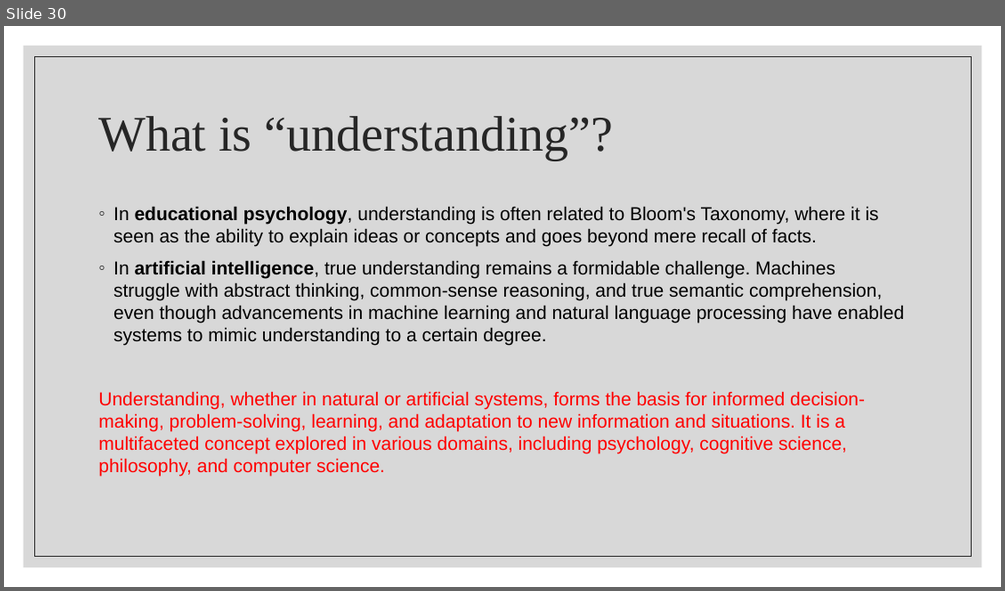
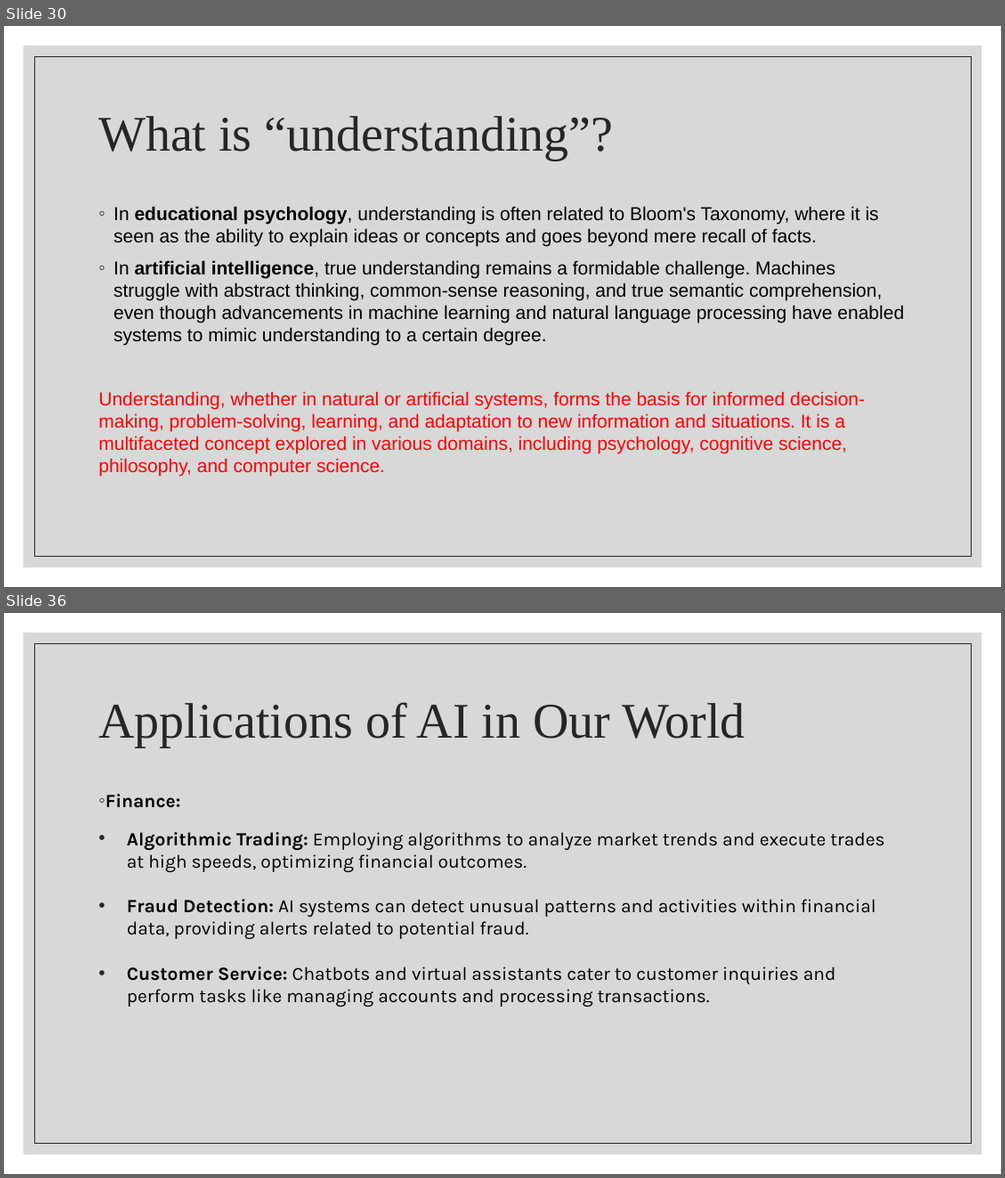
Before and after one commit to wutmeownow/phys441, a slide deck: JupyterNotebooks/LLS/Lecture1.pptx. Shown one above the other, each under a label of ours: slide 30 before the commit, slides 30 and 36 after it; the slides between them are not shown. The pictures are 1005x591 and 1005x1178 pixels, drawn with LibreOffice and Linux fonts; fonts in the diff are those of the drawing. Boxes give left, top, right and bottom in pixels: in the first picture for what was removed or moved away, otherwise in the second. Text is boxed around its words. In the diff, an @@ line names an element or a change of style, - is before the commit and + after.

```diff
--- a/JupyterNotebooks/LLS/Lecture1.pptx
+++ b/JupyterNotebooks/LLS/Lecture1.pptx
@@ slide 36 added at (4, 613, 1001, 1174), background #FFFFFF; not listed: 2 template elements that a slide beside it also shows @@
@@ title added at (98, 702, 744, 747), 48 pt, text #262626 @@
+Applications of AI in Our World
@@ text added at (105, 794, 884, 1006), 18 pt, text #000000 @@
+◦ Finance:
+• Algorithmic Trading: Employing algorithms to analyze market trends and execute trades at high speeds, optimizing financial outcomes.
+• Fraud Detection: AI systems can detect unusual patterns and activities within financial data, providing alerts related to potential fraud.
+• Customer Service: Chatbots and virtual assistants cater to customer inquiries and perform tasks like managing accounts and processing transactions.
```
Also in this commit, not shown: 1 slide changed, 11 other slides added.
